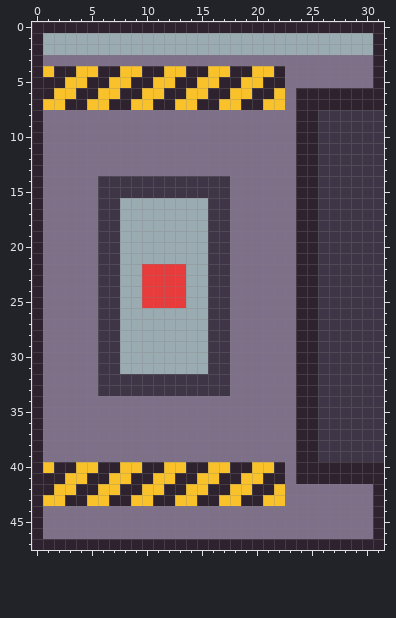
Pixel-art file -- graphics/source/object_projectile_launcher_placeholder.aseprite. The picture above is the old version.
32x48 pixels, 1 frame.
Now the later version:
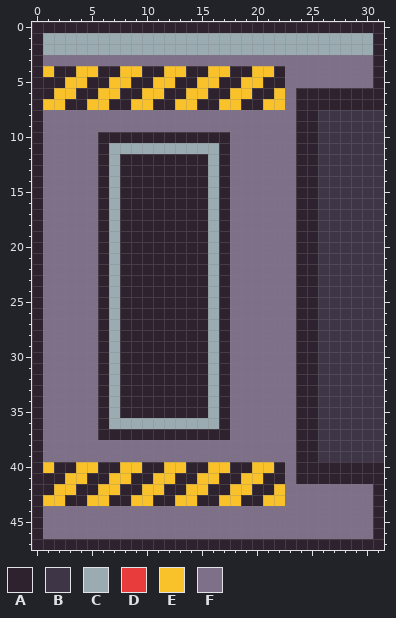
Palette (. is transparent): A #2e222f  B #3e3546  C #9babb2  D #e83b3b  E #f9c22b  F #7f708a
Changes in this commit:
@@ x 4..19 @@
  9 FFFFFFFFFFFFFFFF
-10 FFFFFFFFFFFFFFFF
-11 FFFFFFFFFFFFFFFF
-12 FFFFFFFFFFFFFFFF
-13 FFFFFFFFFFFFFFFF
-14 FFBBBBBBBBBBBBFF
-15 FFBBBBBBBBBBBBFF
-16 FFBBCCCCCCCCBBFF
-17 FFBBCCCCCCCCBBFF
-18 FFBBCCCCCCCCBBFF
-19 FFBBCCCCCCCCBBFF
-20 FFBBCCCCCCCCBBFF
-21 FFBBCCCCCCCCBBFF
-22 FFBBCCDDDDCCBBFF
-23 FFBBCCDDDDCCBBFF
-24 FFBBCCDDDDCCBBFF
-25 FFBBCCDDDDCCBBFF
-26 FFBBCCCCCCCCBBFF
-27 FFBBCCCCCCCCBBFF
-28 FFBBCCCCCCCCBBFF
-29 FFBBCCCCCCCCBBFF
-30 FFBBCCCCCCCCBBFF
-31 FFBBCCCCCCCCBBFF
-32 FFBBBBBBBBBBBBFF
-33 FFBBBBBBBBBBBBFF
-34 FFFFFFFFFFFFFFFF
-35 FFFFFFFFFFFFFFFF
-36 FFFFFFFFFFFFFFFF
-37 FFFFFFFFFFFFFFFF
+10 FFAAAAAAAAAAAAFF
+11 FFACCCCCCCCCCAFF
+12 FFACAAAAAAAACAFF
+13 FFACAAAAAAAACAFF
+14 FFACAAAAAAAACAFF
+15 FFACAAAAAAAACAFF
+16 FFACAAAAAAAACAFF
+17 FFACAAAAAAAACAFF
+18 FFACAAAAAAAACAFF
+19 FFACAAAAAAAACAFF
+20 FFACAAAAAAAACAFF
+21 FFACAAAAAAAACAFF
+22 FFACAAAAAAAACAFF
+23 FFACAAAAAAAACAFF
+24 FFACAAAAAAAACAFF
+25 FFACAAAAAAAACAFF
+26 FFACAAAAAAAACAFF
+27 FFACAAAAAAAACAFF
+28 FFACAAAAAAAACAFF
+29 FFACAAAAAAAACAFF
+30 FFACAAAAAAAACAFF
+31 FFACAAAAAAAACAFF
+32 FFACAAAAAAAACAFF
+33 FFACAAAAAAAACAFF
+34 FFACAAAAAAAACAFF
+35 FFACAAAAAAAACAFF
+36 FFACCCCCCCCCCAFF
+37 FFAAAAAAAAAAAAFF
 38 FFFFFFFFFFFFFFFF
Pixel boxes of the changes (left, top, right, bottom) in both pictures:
changed: (98, 132, 230, 440)
